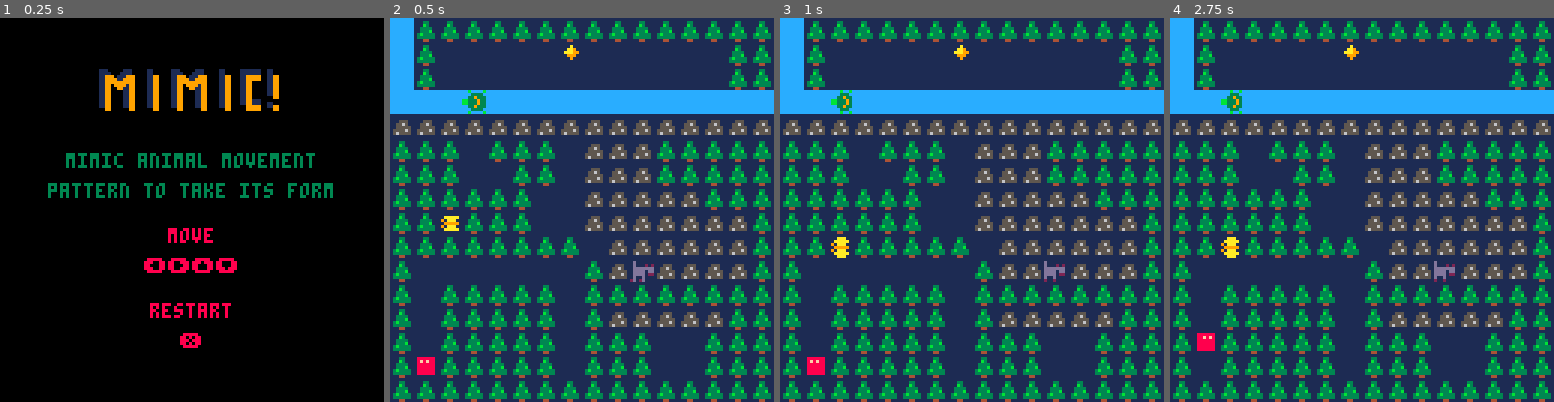
Above: before the commit, frames 1-4 (left to right).
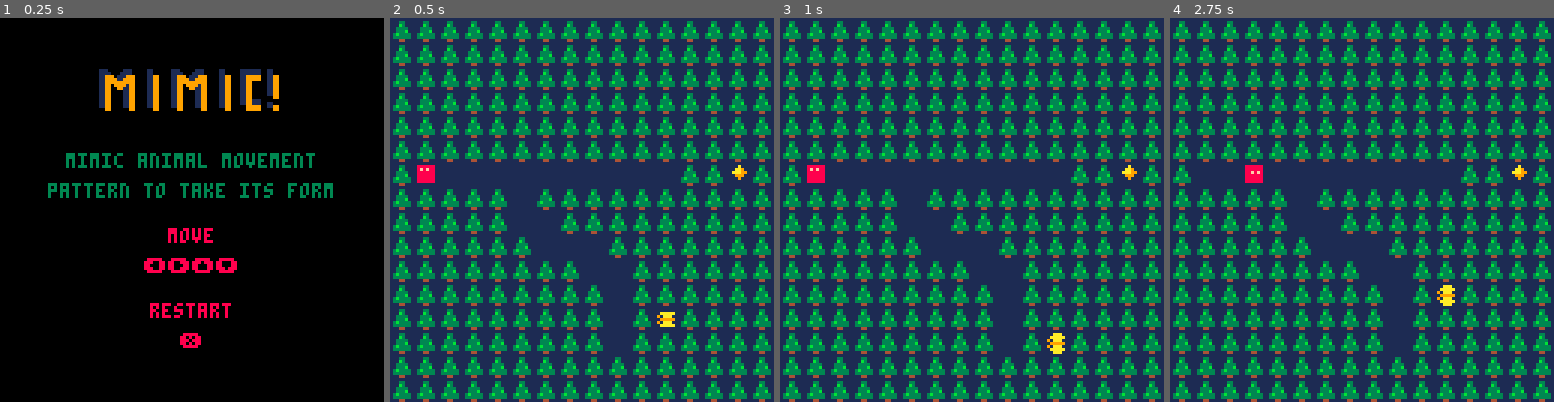
Above: after the commit, the same moments.

Repository: sourencho/mimic
Game: PICO-8 cartridge mimic.p8
The game is run twice, just before and just after one commit, with the same random seed, the same clock (stepped at 60 frames per second) and the same inputs.
Inputs:
- Up to frame 1 (0.25 s): no input
- Up to frame 2 (0.5 s): tap X (X key) at 0.33 s
- Up to frame 3 (1 s): no input
- Up to frame 4 (2.75 s): tap X (X key) at 1.07, 1.85 s; hold Right 1.6-2.1 s; hold Up 2.15-2.42 s; hold Right from 2.47 s (still down)

Frame 1 is identical in both runs. In frame 2, 26% of the frame differs, in the area x 0-100%, y 0-94%; in frame 3, 26%; in frame 4, 26%.

Commit message:
Add level changing mechanism and a first level

Diff:
--- a/mimic.p8
+++ b/mimic.p8
@@ -1,13 +1,12 @@
 pico-8 cartridge // http://www.pico-8.com
-version 18
+version 19
 __lua__
---DATA
+-- data
 
 -- settings
 slow_speed = 14 -- the larger the slower the npcs move
 player_spr_offset = 32
 splash = true
-won = false
 splash_inst_1 = "mimic animal movement"
 splash_inst_2 = "pattern to take its form"
 splash_keys_1 = "move"
@@ -16,6 +15,7 @@
 splash_keys_4 = "\151"
 won_text = "★ you win ★"
 level_size = 16
+level_count = 2
 
 -- tile flags
 tree = 0
@@ -63,7 +63,7 @@
 player_abilities = {ground}
 
 -->8
--- Text
+-- text
 
 function hcenter(s)
   return 64-#s*2
@@ -74,7 +74,7 @@
 end
 
 -->8
--- GAME LOGIC
+-- game logic
 
 function make_actor(x, y, spr_n, pattern, abilities)
     a={}
@@ -97,7 +97,7 @@
 end
 
 function is_tile(tile_class,x,y)
-    tile=mget(x,y)
+    tile=get_tile(x,y,level)
 
     --find out if tile sprite is member of class
     return fget(tile,tile_class)
@@ -116,7 +116,7 @@
 
 function can_move(x, y, a)
     if is_tile(win,x,y) then
-        won = true
+        change_level = level + 1
         sfx(12)
         return true
     end
@@ -200,12 +200,14 @@
 function init_actors(l)
     for n in all(npcs) do
         local n_pos = find_sprite(l, n.spr_n)
-        make_actor(n_pos[1], n_pos[2], n.spr_n, n.pattern, n.abilities)
-    end
-end
-
--->8
---PLAYER
+        if n_pos != nill then
+            make_actor(n_pos[1], n_pos[2], n.spr_n, n.pattern, n.abilities)
+        end
+    end
+end
+
+-->8
+-- player
 
 function init_player(l)
     local player_pos = find_sprite(l, player_spr)
@@ -220,7 +222,6 @@
     if (btnp(3)) pl.dy = 1
     if (btnp(5)) then
         splash = not splash
-        won = false
     end
 end
 
@@ -232,7 +233,7 @@
 end
 
 -->8
---GAME MECHANIC
+-- game mechanic
 
 function pattern_match()
     for a in all(actors) do
@@ -265,21 +266,31 @@
 end
 
 -->8
--- LEVEL
+-- level
+
+function init_level(l)
+    tick = 0
+    actors = {}
+    level = l
+    init_actors(l)
+    init_player(l)
+end
 
 -- Given a level number will return the (x,y) position of the sprite
 function find_sprite(l, spr_n)
+    print(">"..l)
     for i=0,level_size do
 		for j=0,level_size do
-			if mget(i+((l+1)*level_size),j) == spr_n then
+			if get_sprite(i,j,l) == spr_n then
 				return {i, j}
 			end
 		end
 	end
-end
-
--->8
--- DRAW
+    return nil
+end
+
+-->8
+-- draw
 
 function draw_splash()
     cls()
@@ -307,36 +318,44 @@
 end
 
 function draw_level(l)
-    map(l*level_size, 0, 0, 0, level_size, level_size)
+    map(2*l*level_size, 0, 0, 0, level_size, level_size)
 end
 
 function draw_actor(a)
     spr(a.spr + a.frame, a.x*8, a.y*8, 1, 1, a.flip_x)
 end
 
--->8
--- GAME LOOP
-
-function init_level(l)
-    restart = false
-    tick = 0
-    actors = {}
-    level = l
-    init_actors(l)
-    init_player(l)
-end
+function get_tile(x,y,l)
+    i = x + 2*l*level_size
+    j = y
+    return mget(i,j)
+end
+
+function get_sprite(x,y,l)
+    i = x + (2*l+1)*level_size
+    j = y
+    return mget(i,j)
+end
+
+-->8
+-- game loop
 
 function _init()
     init_level(0)
+    change_level = -1
 end
 
 function _update()
+    if change_level == level_count then
+        return
+    end
+    if change_level >= 0 then
+        init_level(change_level)
+        change_level = -1
+        return
+    end
     player_input()
-    if won then
-        return
-    end
     if splash then
-        init_level(level)
         return
     end
     foreach(actors, move_actor)
@@ -347,7 +366,7 @@
 function _draw()
     if splash then
         draw_splash()
-    elseif won then
+    elseif change_level == level_count then
         draw_won()
     else
         cls()
@@ -464,33 +483,33 @@
 0000080000000000000104100000000000000000000000000002082000000000000000000000000000000000000000000000000000000000000000000000000000000000000000000000000000000000000000000000000000000000000000000000000000000000000000000000000000000000000000000000000000000000
 0000000000000000000000000000000000000000000000000000000000000000000000000000000000000000000000000000000000000000000000000000000000000000000000000000000000000000000000000000000000000000000000000000000000000000000000000000000000000000000000000000000000000000
 __map__
-1909090909090909090909090909090900000000000000000000000000000000000000000000000000000000000000000000000000000000000000000000000000000000000000000000000000000000000000000000000000000000000000000000000000000000000000000000000000000000000000000000000000000000
-19090b0b0b0b0b1a0b0b0b0b0b0b090900000000000000000000000000000000000000000000000000000000000000000000000000000000000000000000000000000000000000000000000000000000000000000000000000000000000000000000000000000000000000000000000000000000000000000000000000000000
-19090b0b0b0b0b0b0b0b0b0b0b0b090900000000000000000000000000000000000000000000000000000000000000000000000000000000000000000000000000000000000000000000000000000000000000000000000000000000000000000000000000000000000000000000000000000000000000000000000000000000
-1919191919191919191919191919191900000000050000000000000000000000000000000000000000000000000000000000000000000000000000000000000000000000000000000000000000000000000000000000000000000000000000000000000000000000000000000000000000000000000000000000000000000000
-0a0a0a0a0a0a0a0a0a0a0a0a0a0a0a0a00000000000000000000000000000000000000000000000000000000000000000000000000000000000000000000000000000000000000000000000000000000000000000000000000000000000000000000000000000000000000000000000000000000000000000000000000000000
-0909090b0909090b0a0a0a090909090900000000000000000000000000000000000000000000000000000000000000000000000000000000000000000000000000000000000000000000000000000000000000000000000000000000000000000000000000000000000000000000000000000000000000000000000000000000
-0909090b0b09090b0a0a0a090909090900000000000000000000000000000000000000000000000000000000000000000000000000000000000000000000000000000000000000000000000000000000000000000000000000000000000000000000000000000000000000000000000000000000000000000000000000000000
-0909090909090b0b0a0a0a0a0a09090900001700000000000000000000000000000000000000000000000000000000000000000000000000000000000000000000000000000000000000000000000000000000000000000000000000000000000000000000000000000000000000000000000000000000000000000000000000
-0909090909090b0b0a0a0a0a0a0a0a0900000000000000000000000000000000000000000000000000000000000000000000000000000000000000000000000000000000000000000000000000000000000000000000000000000000000000000000000000000000000000000000000000000000000000000000000000000000
-09090909090909090b0a0a0a0a0a0a0900000000000000000000000000000000000000000000000000000000000000000000000000000000000000000000000000000000000000000000000000000000000000000000000000000000000000000000000000000000000000000000000000000000000000000000000000000000
-090b0b0b0b0b0b0b090a0a0a0a0a0a0900000000000000000007000000000000000000000000000000000000000000000000000000000000000000000000000000000000000000000000000000000000000000000000000000000000000000000000000000000000000000000000000000000000000000000000000000000000
-090b09090909090b090909090909090900000000000000000000000000000000000000000000000000000000000000000000000000000000000000000000000000000000000000000000000000000000000000000000000000000000000000000000000000000000000000000000000000000000000000000000000000000000
-090b09090909090b090a0a0a0a0a090900000000000000000000000000000000000000000000000000000000000000000000000000000000000000000000000000000000000000000000000000000000000000000000000000000000000000000000000000000000000000000000000000000000000000000000000000000000
-090b09090909090b0909090b0b09090900000000000000000000000000000000000000000000000000000000000000000000000000000000000000000000000000000000000000000000000000000000000000000000000000000000000000000000000000000000000000000000000000000000000000000000000000000000
-090b09090909090b0909090b0b09090900030000000000000000000000000000000000000000000000000000000000000000000000000000000000000000000000000000000000000000000000000000000000000000000000000000000000000000000000000000000000000000000000000000000000000000000000000000
-0909090909090909090909090909090900000000000000000000000000000000000000000000000000000000000000000000000000000000000000000000000000000000000000000000000000000000000000000000000000000000000000000000000000000000000000000000000000000000000000000000000000000000
-…(14 lines of a section not shown)…
+0909090909090909090909090909090900000000000000000000000000000000190909090909090909090909090909090000000000000000000000000000000000000000000000000000000000000000000000000000000000000000000000000000000000000000000000000000000000000000000000000000000000000000
+090909090909090909090909090909090000000000000000000000000000000019090b0b0b0b0b1a0b0b0b0b0b0b09090000000000000000000000000000000000000000000000000000000000000000000000000000000000000000000000000000000000000000000000000000000000000000000000000000000000000000
+090909090909090909090909090909090000000000000000000000000000000019090b0b0b0b0b0b0b0b0b0b0b0b09090000000000000000000000000000000000000000000000000000000000000000000000000000000000000000000000000000000000000000000000000000000000000000000000000000000000000000
+0909090909090909090909090909090900000000000000000000000000000000191919191919191919191919191919190000000005000000000000000000000000000000000000000000000000000000000000000000000000000000000000000000000000000000000000000000000000000000000000000000000000000000
+09090909090909090909090909090909000000000000000000000000000000000a0a0a0a0a0a0a0a0a0a0a0a0a0a0a0a0000000000000000000000000000000000000000000000000000000000000000000000000000000000000000000000000000000000000000000000000000000000000000000000000000000000000000
+09090909090909090909090909090909000000000000000000000000000000000909090b0909090b0a0a0a09090909090000000000000000000000000000000000000000000000000000000000000000000000000000000000000000000000000000000000000000000000000000000000000000000000000000000000000000
+090b0b0b0b0b0b0b0b0b0b0b09091a09000300000000000000000000000000000909090b0b09090b0a0a0a09090909090000000000000000000000000000000000000000000000000000000000000000000000000000000000000000000000000000000000000000000000000000000000000000000000000000000000000000
+09090909090b09090909090909090909000000000000000000000000000000000909090909090b0b0a0a0a0a0a0909090000170000000000000000000000000000000000000000000000000000000000000000000000000000000000000000000000000000000000000000000000000000000000000000000000000000000000
+09090909090b0b090909090909090909000000000000000000000000000000000909090909090b0b0a0a0a0a0a0a0a090000000000000000000000000000000000000000000000000000000000000000000000000000000000000000000000000000000000000000000000000000000000000000000000000000000000000000
+0909090909090b0b0b090909090909090000000000000000000000000000000009090909090909090b0a0a0a0a0a0a090000000000000000000000000000000000000000000000000000000000000000000000000000000000000000000000000000000000000000000000000000000000000000000000000000000000000000
+09090909090909090b0b09090909090900000000000000000000000000000000090b0b0b0b0b0b0b090a0a0a0a0a0a090000000000000000000700000000000000000000000000000000000000000000000000000000000000000000000000000000000000000000000000000000000000000000000000000000000000000000
+0909090909090909090b09090909090900000000000000000000001700000000090b09090909090b09090909090909090000000000000000000000000000000000000000000000000000000000000000000000000000000000000000000000000000000000000000000000000000000000000000000000000000000000000000
+0909090909090909090b09090909090900000000000000000000000000000000090b09090909090b090a0a0a0a0a09090000000000000000000000000000000000000000000000000000000000000000000000000000000000000000000000000000000000000000000000000000000000000000000000000000000000000000
+0909090909090909090b09090909090900000000000000000000000000000000090b09090909090b0909090b0b0909090000000000000000000000000000000000000000000000000000000000000000000000000000000000000000000000000000000000000000000000000000000000000000000000000000000000000000
+0909090909090909090909090909090900000000000000000000000000000000090b09090909090b0909090b0b0909090003000000000000000000000000000000000000000000000000000000000000000000000000000000000000000000000000000000000000000000000000000000000000000000000000000000000000
+0909090909090909090909090909090900000000000000000000000000000000090909090909090909090909090909090000000000000000000000000000000000000000000000000000000000000000000000000000000000000000000000000000000000000000000000000000000000000000000000000000000000000000
+…(14 lines of a section not shown)…
